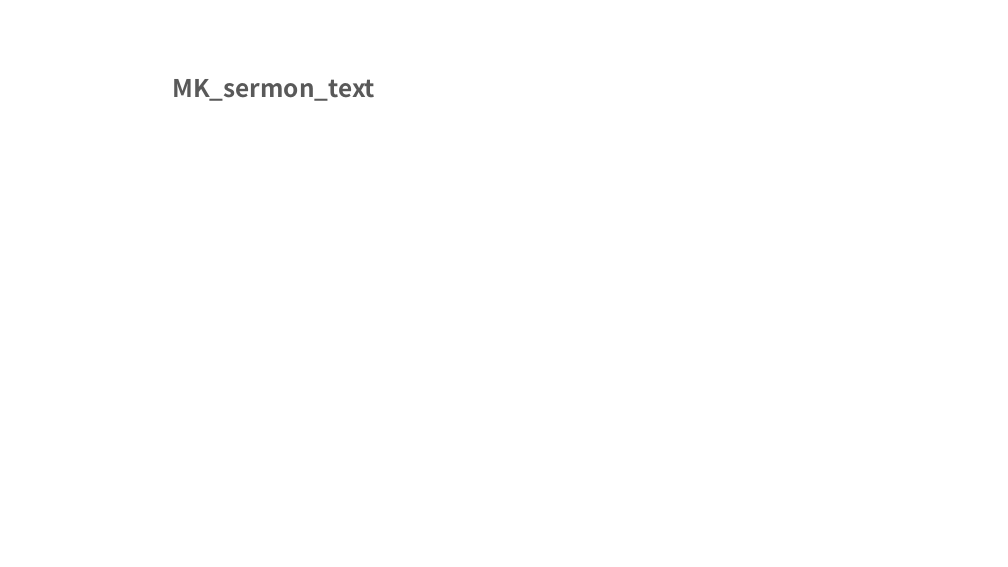
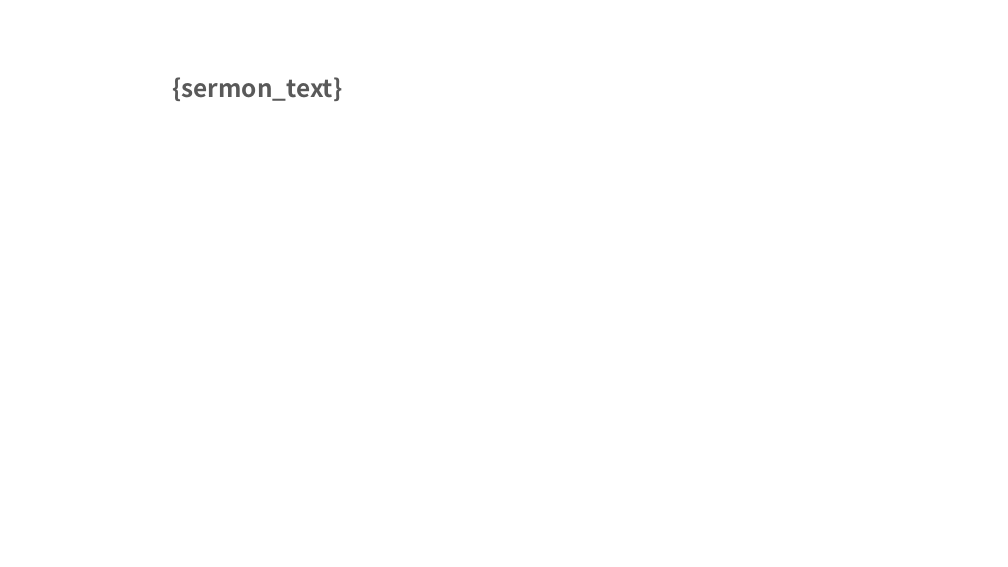
Before and after one commit to juria90/service_ppt, a slide deck: slide 17 of sample/Service-Template.pptx. Drawn at 1008x567 pixels with LibreOffice and Linux fonts; fonts in the diff are those of the drawing. Boxes give left, top, right and bottom in pixels: in the first picture for what was removed or moved away, otherwise in the second. Text is boxed around its words. In the diff, an @@ line names an element or a change of style, - is before the commit and + after.

```diff
--- a/sample/Service-Template.pptx
+++ b/sample/Service-Template.pptx
@@ text at [173,77,343,101]: text changed @@
-MK_sermon_text
+{sermon_text}
```
Also in this commit, not shown: 14 other slides changed, 13 other files.
